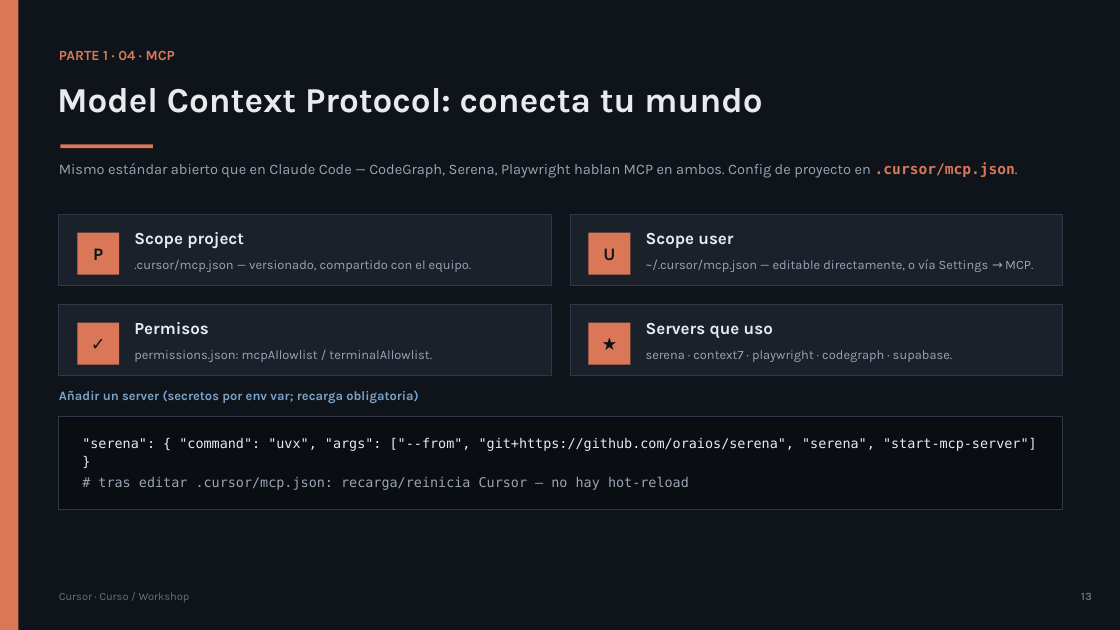
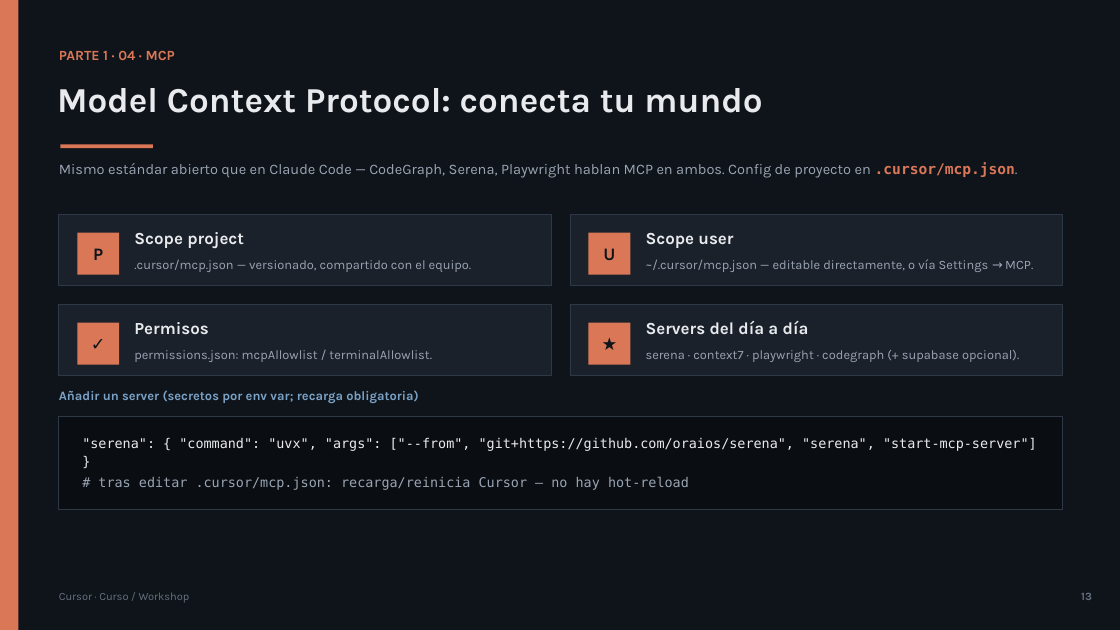
Before and after one commit to olonok69/cursor_code_ml_engineer, a slide deck: slide 13 of presentacion/Cursor_Presentacion.pptx. Drawn at 1120x630 pixels with LibreOffice and Linux fonts; fonts in the diff are those of the drawing. Boxes give left, top, right and bottom in pixels: in the first picture for what was removed or moved away, otherwise in the second. Text is boxed around its words. In the diff, an @@ line names an element or a change of style, - is before the commit and + after.

```diff
--- a/presentacion/Cursor_Presentacion.pptx
+++ b/presentacion/Cursor_Presentacion.pptx
@@ text at <box>646,321,809,334</box>: text changed @@
-Servers que uso
+Servers del día a día
@@ text at <box>646,350,1019,362</box>: text changed @@
-serena · context7 · playwright · codegraph · supabase.
+serena · context7 · playwright · codegraph (+ supabase opcional).
```
Also in this commit, not shown: 4 other slides changed, 24 other files.
